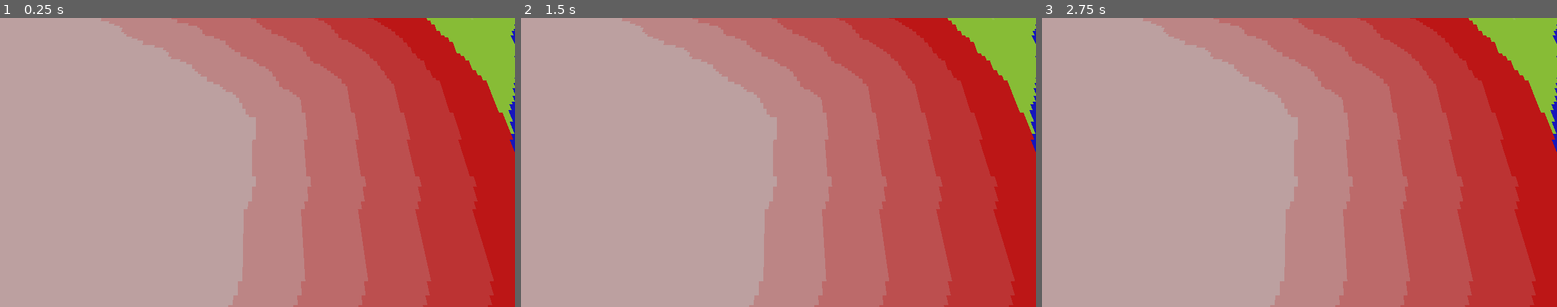
Above: before the commit, frames 1-3 (left to right).
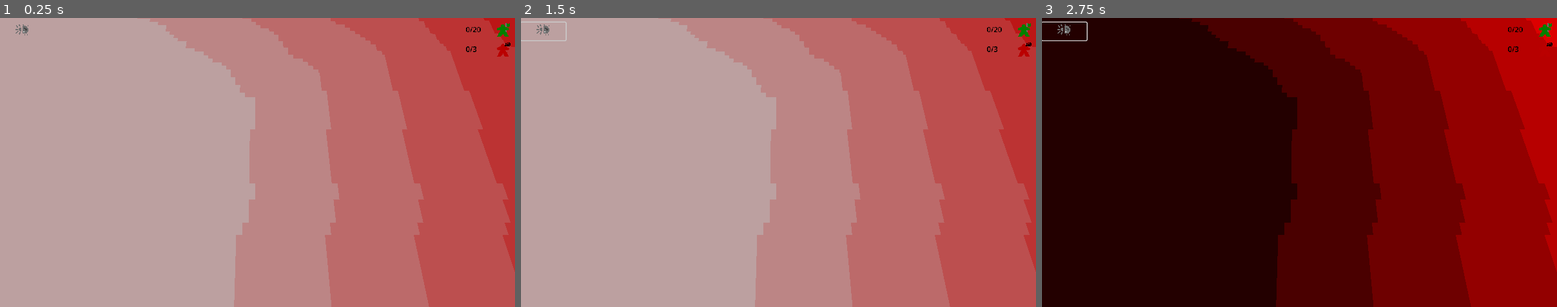
Above: after the commit, the same moments.

Repository: squirrelsoftcompany/LD54
Game: Godot game, scene res://_scenes/commons.tscn
Two runs of this game, one before a commit and one after it. Both use one fixed random seed, a clock stepped at 60 frames per second and the inputs below. This scene is started directly instead of the project's main scene.
Inputs (mouse positions are in pixels of both pictures, inside the frame that each line leads up to):
- Up to frame 1 (0.25 s): no input
- Up to frame 2 (1.5 s): click (541, 32) at 0.52 s; click (541, 32) at 1.27 s
- Up to frame 3 (2.75 s): click (1062, 32) at 2.02 s

The runs differ from the first frame. In frame 1, 41% of the frame differs, in the area x 3-100%, y 0-100%; in frame 2, 41%; in frame 3, 97%, in the area x 0-100%, y 0-100%.

Commit message:
(ob)scene update

Diff:
--- a/_scenes/commons.tscn
+++ b/_scenes/commons.tscn
@@ -1,8 +1,9 @@
-[gd_scene load_steps=4 format=3 uid="uid://nmyypul3wbvp"]
+[gd_scene load_steps=5 format=3 uid="uid://nmyypul3wbvp"]
 
 [ext_resource type="PackedScene" uid="uid://ccvn1x3mkvmgr" path="res://_scenes/nodes/world_environment.tscn" id="1_1j1x1"]
 [ext_resource type="PackedScene" uid="uid://fmcwxwu4ql6q" path="res://_scenes/nodes/main_camera.tscn" id="2_7t0sc"]
 [ext_resource type="PackedScene" uid="uid://x60lnba3ki7c" path="res://_scenes/nodes/map_borders.tscn" id="3_k21bn"]
+[ext_resource type="PackedScene" uid="uid://d2kf23u1bayud" path="res://_scenes/ui/InGameUI.tscn" id="4_w001r"]
 
 [node name="Commons" type="Node3D"]
 
@@ -12,3 +13,5 @@
 transform = Transform3D(1, 0, 0, 0, 0.274721, 0.961524, 0, -0.961524, 0.274721, 0, 9.61524, 2.74721)
 
 [node name="Map_borders" parent="." instance=ExtResource("3_k21bn")]
+
+[node name="InGameUI" parent="." instance=ExtResource("4_w001r")]
--- a/_scenes/nodes/map_borders.tscn
+++ b/_scenes/nodes/map_borders.tscn
@@ -14,6 +14,6 @@
 orientation = 1
 
 [node name="Map_borders" type="MeshInstance3D" groups=["MainMap"]]
-transform = Transform3D(380, 0, 0, 0, 1, 0, 0, 0, 200, 0, 0, 0)
+transform = Transform3D(570, 0, 0, 0, 1, 0, 0, 0, 300, 0, 0, 0)
 material_override = SubResource("ShaderMaterial_30i4w")
 mesh = SubResource("QuadMesh_dqw76")
